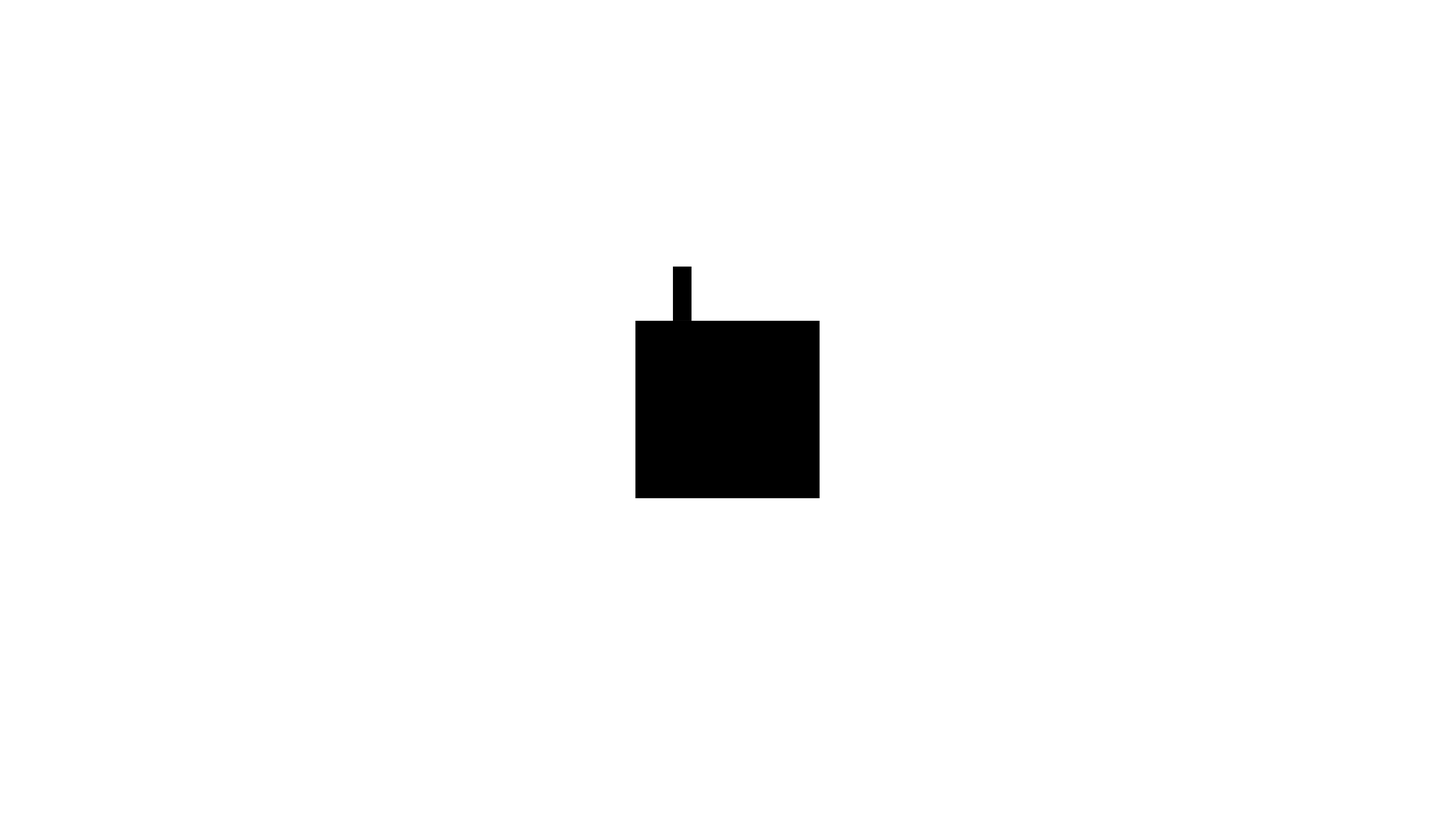
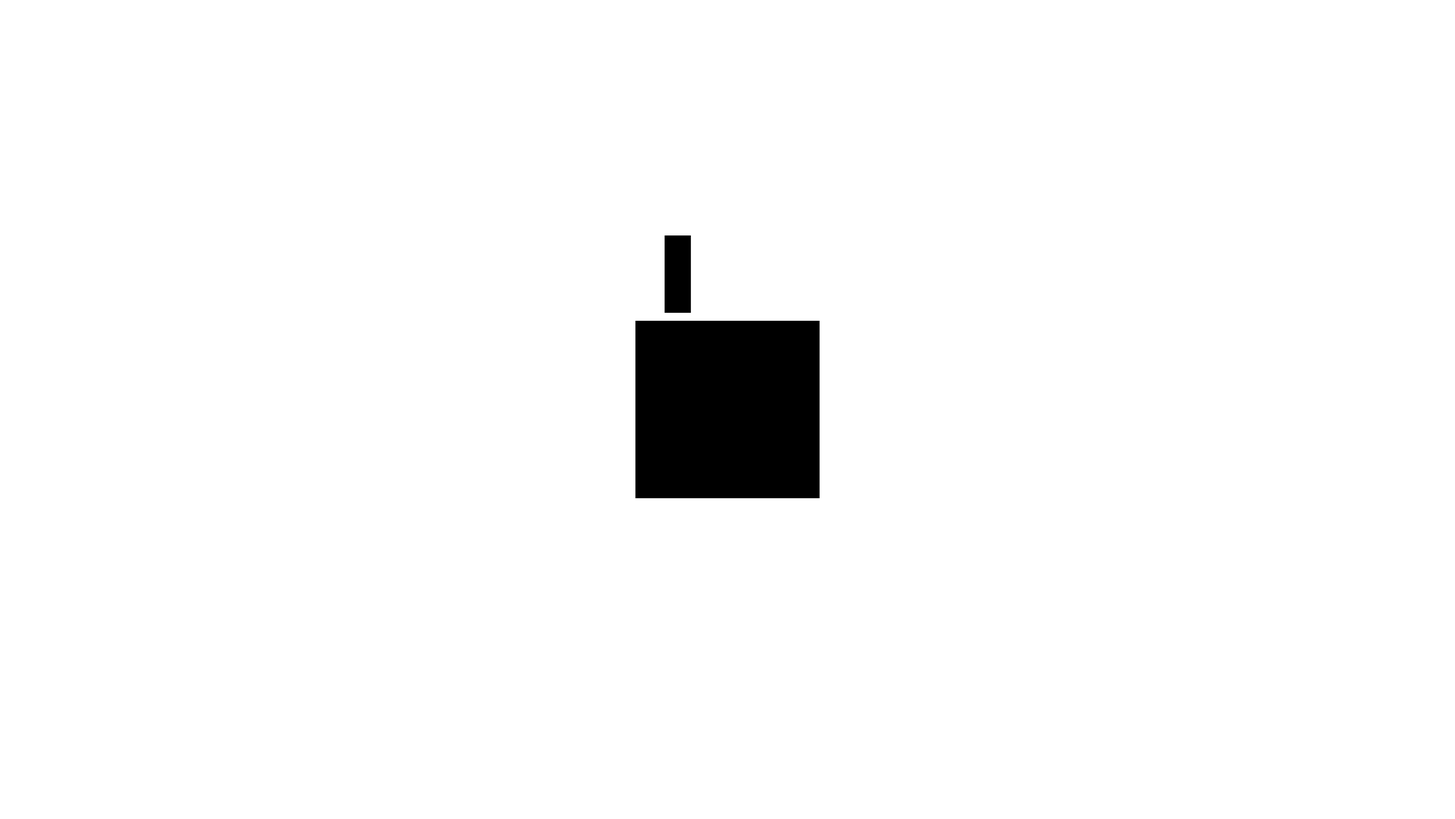
Before/after of a 1455×819 layered artwork. What changed in the layer stack:
painted on "Player" over [664, 235, 692, 321]
